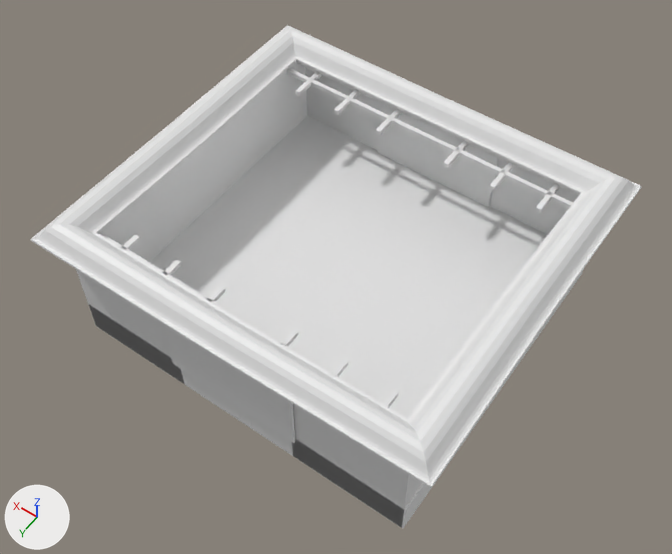
The OBJ model Momotaro's Adventure VR/Assets/All assets/Map.obj as it was, and as the next commit left it.
Before and after are seen from a camera (50 mm lens) standing at (-130.0, 185.0, 297.0) and looking at (-2.0, 5.0, 16.0). Lighting does not change. The marker at lower left points along +X, +Y and +Z. Where no turn or scale is listed for an object, it has been applied to the vertices.

In view in the first picture: 'Map'.
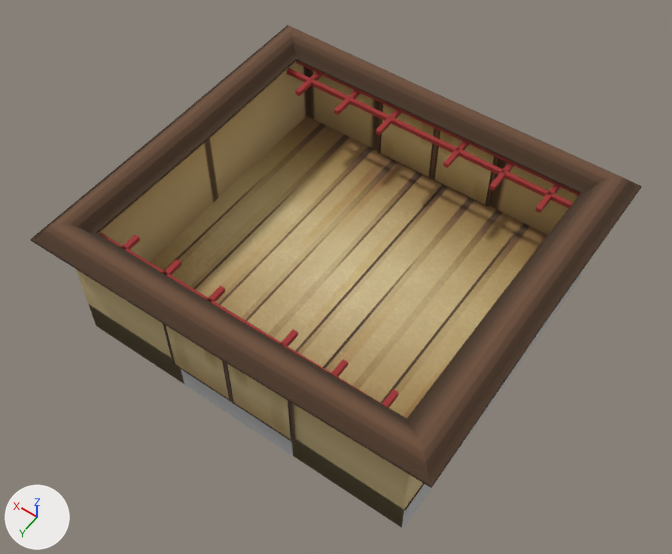
Patch to the scene script:
```diff
--- a/Momotaro's Adventure VR/Assets/All assets/Map.obj.py
+++ b/Momotaro's Adventure VR/Assets/All assets/Map.obj.py
@@ img_map_walls_png @@
+img_map_walls_png = load_image('Map walls.png', 'Map walls.png', 1024, 1024, 'sRGB')
@@ img_map_door_png @@
+img_map_door_png = load_image('map door.png', 'map door.png', 1024, 1024, 'sRGB')
@@ img_map_ground_png @@
+img_map_ground_png = load_image('map ground.png', 'map ground.png', 1024, 1024, 'sRGB')
@@ mat_initialshadinggroup @@
+mat_initialshadinggroup = principled_material('initialShadingGroup')
+mat_initialshadinggroup.base_color = (0.5, 0.5, 0.5)  # grey #bcbcbc
+mat_initialshadinggroup.roughness = 1.0
@@ mat_lambert4sg @@
+mat_lambert4sg = principled_material('lambert4SG')
+mat_lambert4sg.texture = img_map_walls_png
+mat_lambert4sg.roughness = 1.0
@@ mat_lambert3sg @@
+mat_lambert3sg = principled_material('lambert3SG')
+mat_lambert3sg.texture = img_map_door_png
+mat_lambert3sg.roughness = 1.0
@@ mat_lambert2sg @@
+mat_lambert2sg = principled_material('lambert2SG')
+mat_lambert2sg.texture = img_map_ground_png
+mat_lambert2sg.roughness = 1.0
@@ me_map @@
 me_map.from_pydata(...)  # 385 vertices, 330 faces; spans x -83.0..83.0, y -77.0..73.0, z -9.0..51.0
 # used by ob_map; location = (0.0, 0.0, 0.0)
+# me_map part 1: the 1 face centred in x -73.0, y -3.0, z -2.0 switches from no material to mat_initialshadinggroup (grey #bcbcbc)
+# me_map part 2: the 1 face centred in x 0.0, y 66.0, z -2.0 switches from no material to mat_initialshadinggroup (grey #bcbcbc)
+# me_map part 3: the 1 face centred in x 0.0, y -3.0, z 6.0 switches from no material to mat_lambert2sg (picture img_map_ground_png)
+# me_map part 4: 300 of the faces centred in x -83.0..83.0, y -77.0..73.0, z -9.0..51.0 switch from no material to mat_lambert4sg (picture img_map_walls_png)
+me_map.materials.append(mat_initialshadinggroup)  # grey #bcbcbc
+me_map.materials.append(mat_lambert2sg)  # picture img_map_ground_png
+me_map.materials.append(mat_lambert3sg)  # picture img_map_door_png
```

What differs and where, as boxes (x1, y1, x2, y2) in the pictures (672 x 554 px):
part 1 of me_map, recoloured
    both: (403, 269, 584, 528)
part 2 of me_map, recoloured
    both: (89, 305, 405, 528)
part 3 of me_map, recoloured (white to brown)
    both: (150, 116, 548, 511)
part 4 of me_map, recoloured (white to brown)
    both: (31, 25, 641, 527)
